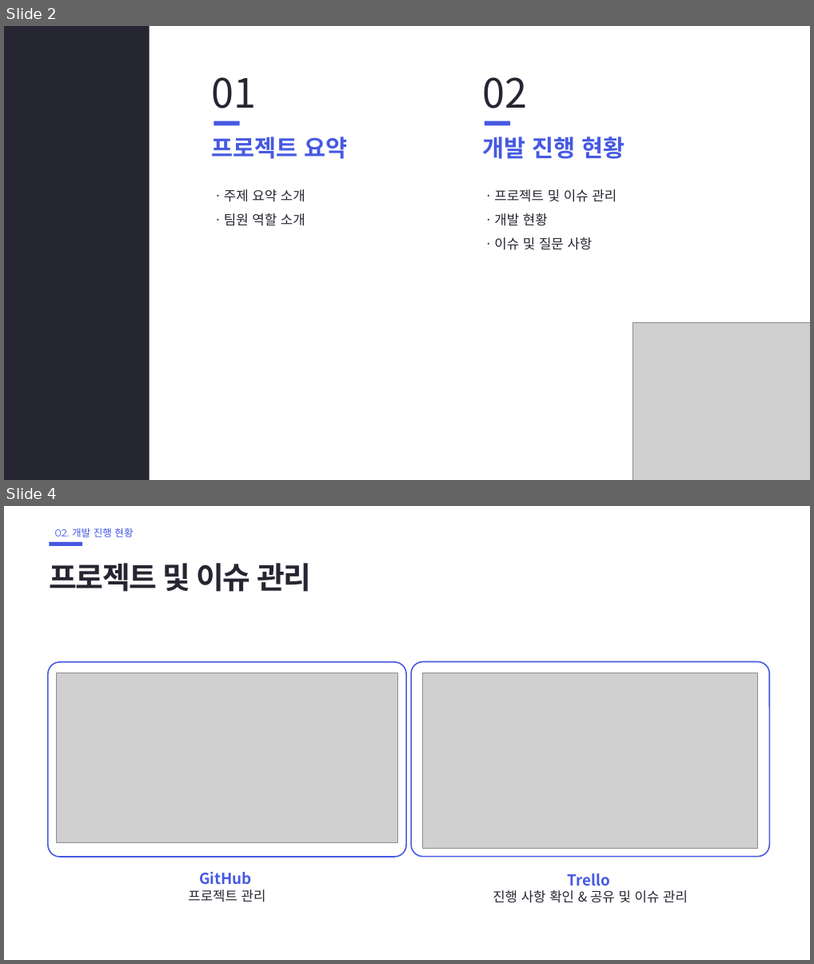
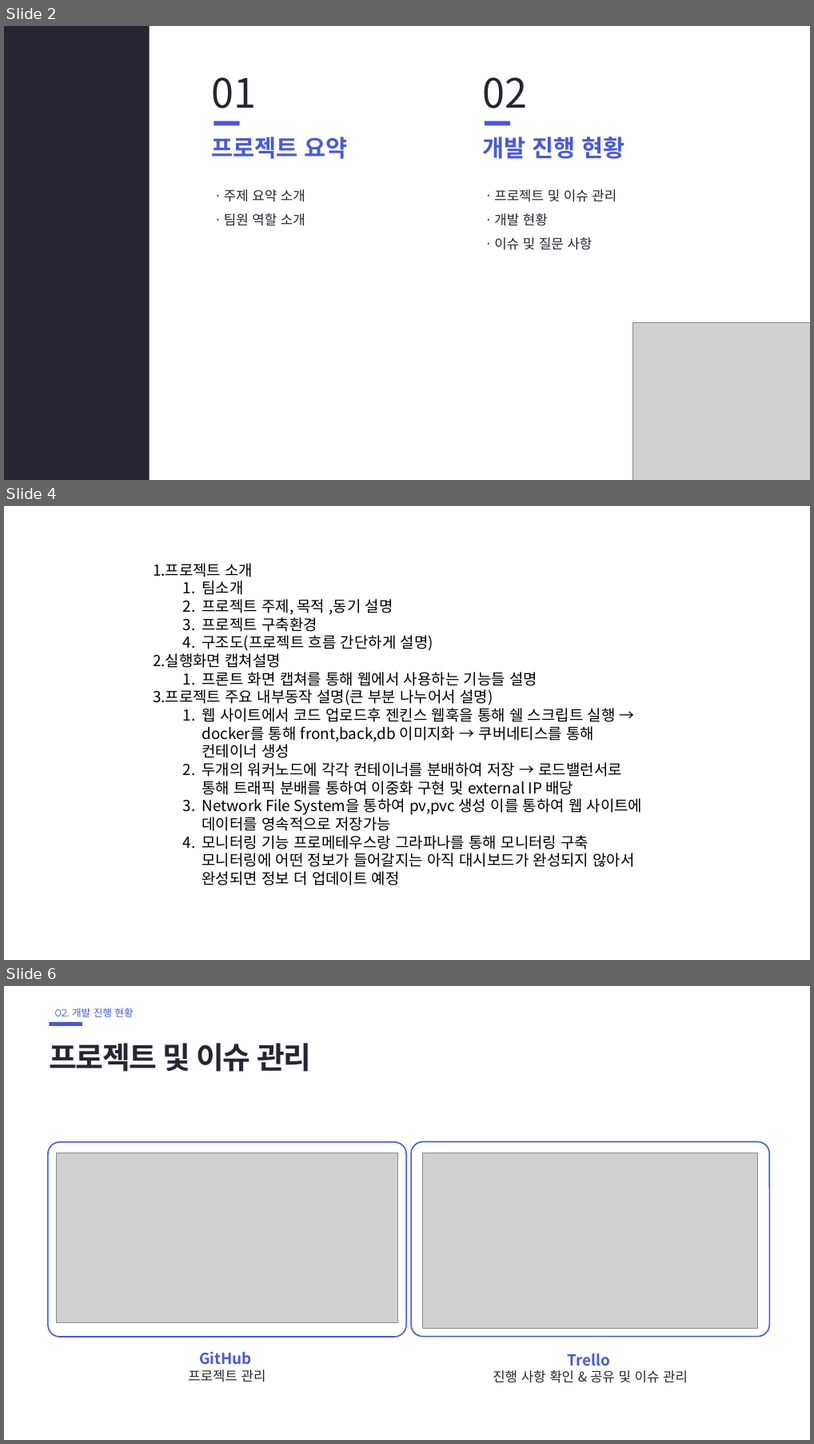
Before and after one commit to genmu5/2023_Cloud_Service_Project, a slide deck: 04_Etc/오픈 인프라 개발 경진대회 워크샵/워크샵 발표 ppt_논스탑4.pptx. Shown one above the other, each under a label of ours: slides 2 and 4 before the commit, slides 2, 4 and 6 after it; the slides between them are not shown. The pictures are 814x964 and 814x1444 pixels, drawn with LibreOffice and Linux fonts; fonts in the diff are those of the drawing; grey boxes stand for pictures. Boxes give left, top, right and bottom in pixels: in the first picture for what was removed or moved away, otherwise in the second. Text is boxed around its words. In the diff, an @@ line names an element or a change of style, - is before the commit and + after.

```diff
--- a/04_Etc/오픈 인프라 개발 경진대회 워크샵/워크샵 발표 ppt_논스탑4.pptx
+++ b/04_Etc/오픈 인프라 개발 경진대회 워크샵/워크샵 발표 ppt_논스탑4.pptx
@@ slide 4 added at bbox=[4, 506, 810, 960], background #FFFFFF @@
@@ text added at bbox=[153, 563, 643, 885], 18 pt, text #000000 @@
+1. 프로젝트 소개
+  1. 팀소개
+  2. 프로젝트 주제, 목적 ,동기 설명
+  3. 프로젝트 구축환경
+  4. 구조도(프로젝트 흐름 간단하게 설명)
+2. 실행화면 캡쳐설명
+  1. 프론트 화면 캡쳐를 통해 웹에서 사용하는 기능들 설명
+3. 프로젝트 주요 내부동작 설명(큰 부분 나누어서 설명)
+  1. 웹 사이트에서 코드 업로드후 젠킨스 웹훅을 통해 쉘 스크립트 실행 → docker를 통해 front,back,db 이미지화 → 쿠버네티스를 통해 컨테이너 생성
+  2. 두개의 워커노드에 각각 컨테이너를 분배하여 저장 → 로드밸런서로 통해 트래픽 분배를 통하여 이중화 구현 및 external IP 배당
+  3. Network File System을 통하여 pv,pvc 생성 이를 통하여 웹 사이트에 데이터를 영속적으로 저장가능
+  4. 모니터링 기능 프로메테우스랑 그라파나를 통해 모니터링 구축 모니터링에 어떤 정보가 들어갈지는 아직 대시보드가 완성되지 않아서 완성되면 정보 더 업데이트 예정
@@ what was slide 4 is now slide 6 @@
```
Also in this commit, not shown: 1 slide changed, 8 other slides added, 1 other file.
